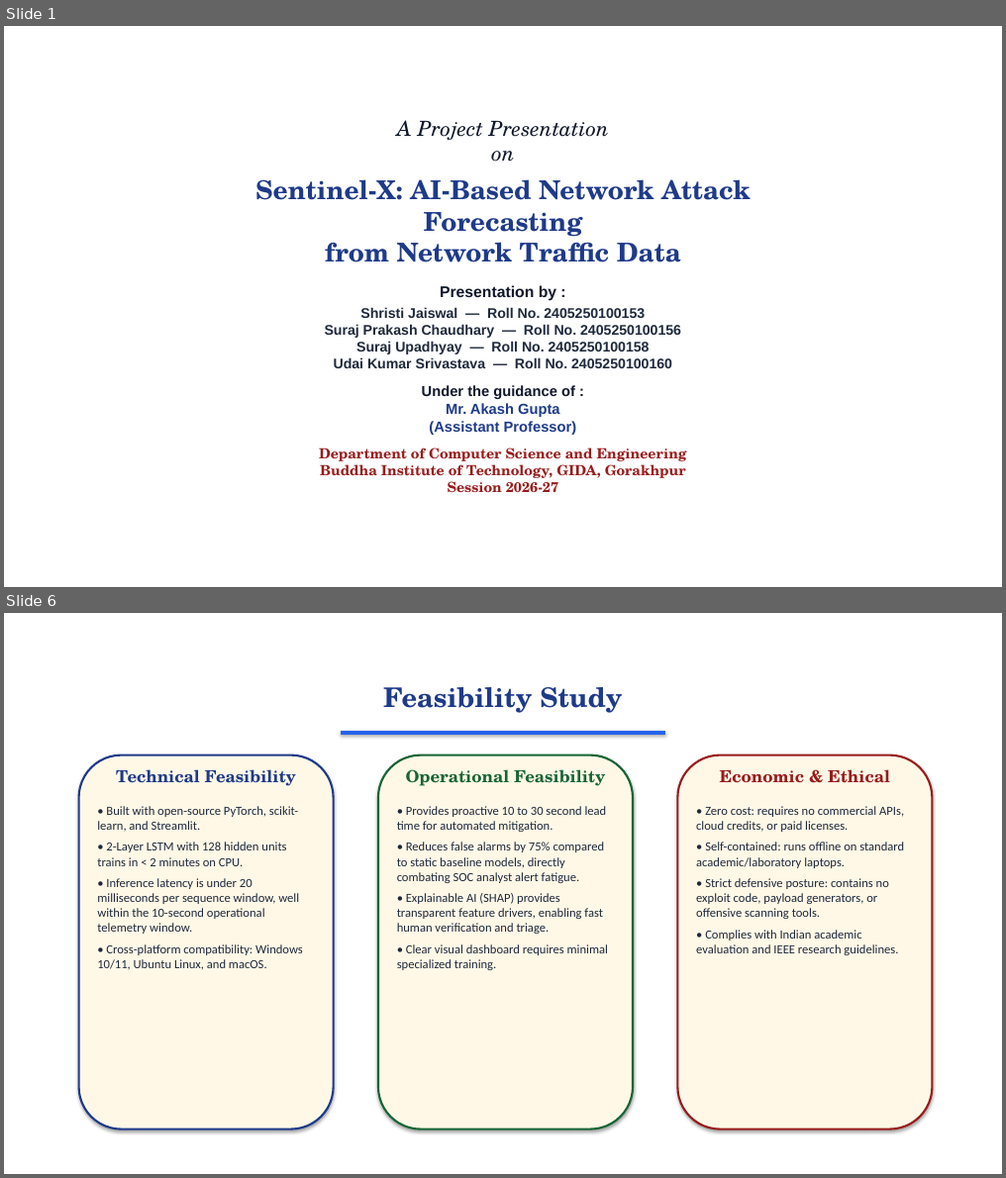
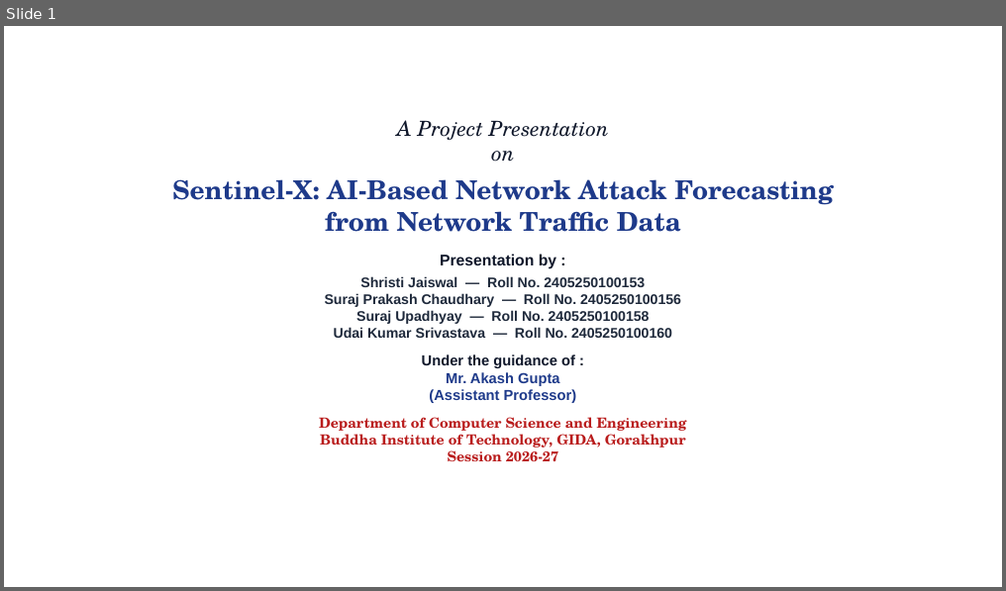
Before and after one commit to surajbuilds53/sentinel-x, a slide deck: Sentinel-X_Presentation.pptx. Shown one above the other, each under a label of ours: slides 1 and 6 before the commit, slide 1 after it; the slides between them are not shown. The pictures are 1006x1178 and 1006x591 pixels, drawn with LibreOffice and Linux fonts; fonts in the diff are those of the drawing; background and template pictures are left out. Boxes give left, top, right and bottom in pixels: in the first picture for what was removed or moved away, otherwise in the second. Text is boxed around its words. In the diff, an @@ line names an element or a change of style, - is before the commit and + after.

Commit message:
feat(presentation): revamp to visual-first 14-slide deck with flowcharts and sync PDF

```diff
--- a/Sentinel-X_Presentation.pptx
+++ b/Sentinel-X_Presentation.pptx
@@ slide 6 removed at <box>4,613,1002,1174</box>, background picture (left out) @@
@@ text removed at <box>383,687,622,713</box> @@
-Feasibility Study
@@ rectangle removed at <box>341,731,665,735</box> @@
@@ rounded rectangle removed at <box>79,756,334,1130</box> @@
@@ rounded rectangle removed at <box>378,756,633,1130</box> @@
@@ rounded rectangle removed at <box>678,756,933,1130</box> @@
@@ text removed at <box>97,769,303,970</box> @@
-Technical Feasibility
-• Built with open-source PyTorch, scikit-learn, and Streamlit.
-• 2-Layer LSTM with 128 hidden units trains in < 2 minutes on CPU.
-• Inference latency is under 20 milliseconds per sequence window, well within the 10-second operational telemetry window.
-• Cross-platform compatibility: Windows 10/11, Ubuntu Linux, and macOS.
@@ text removed at <box>397,769,608,970</box> @@
-Operational Feasibility
-• Provides proactive 10 to 30 second lead time for automated mitigation.
-• Reduces false alarms by 75% compared to static baseline models, directly combating SOC analyst alert fatigue.
-• Explainable AI (SHAP) provides transparent feature drivers, enabling fast human verification and triage.
-• Clear visual dashboard requires minimal specialized training.
@@ text removed at <box>696,769,904,956</box> @@
-Economic & Ethical
-• Zero cost: requires no commercial APIs, cloud credits, or paid licenses.
-• Self-contained: runs offline on standard academic/laboratory laptops.
-• Strict defensive posture: contains no exploit code, payload generators, or offensive scanning tools.
-• Complies with Indian academic evaluation and IEEE research guidelines.
@@ slide 1 changed as well @@
@@ text "A Project Presentation on": place and size @@
-text "A Project Presentation on" at <box>255,120,750,492</box>
+text "A Project Presentation on" at <box>172,120,834,462</box>
@@ text at <box>319,417,687,462</box>: text colour #991B1B to #B91C1C in "Department of Computer Science and Engineering Buddha ..." @@
```
Also in this commit, not shown: 1 other slide changed, 12 slides added, 15 other slides removed, 11 other files.
